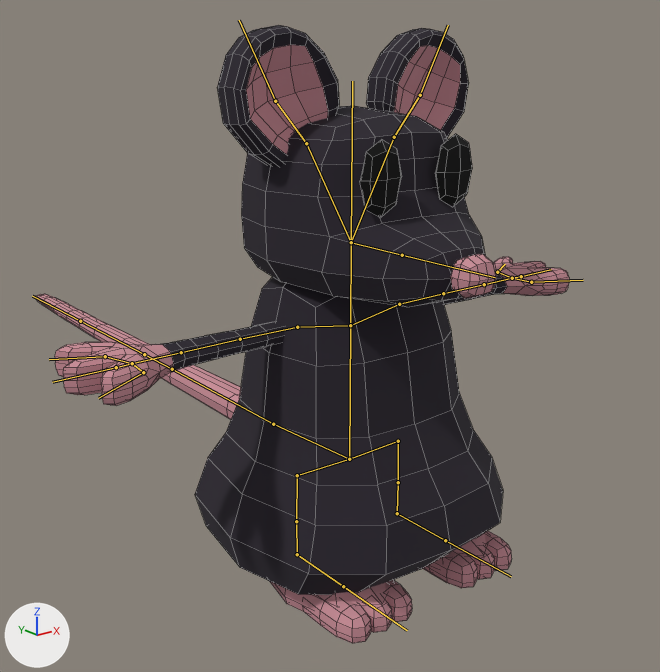
The FBX model Assets/FBX/Enemies/Rativous/Rativous.fbx, before and after one commit.
One viewpoint serves both versions: a 50 mm lens placed at (-1.39, -1.66, 1.27), pointed at (0.31, 0.47, 0.42). The lights are fixed; the arrows at lower left show +X, +Y and +Z. The first picture is the older version. The bones that change, and the others that lie on the model, are drawn over the model as lines. Mesh edges are drawn as thin lines.

Names of what the first picture shows: 'Body'.
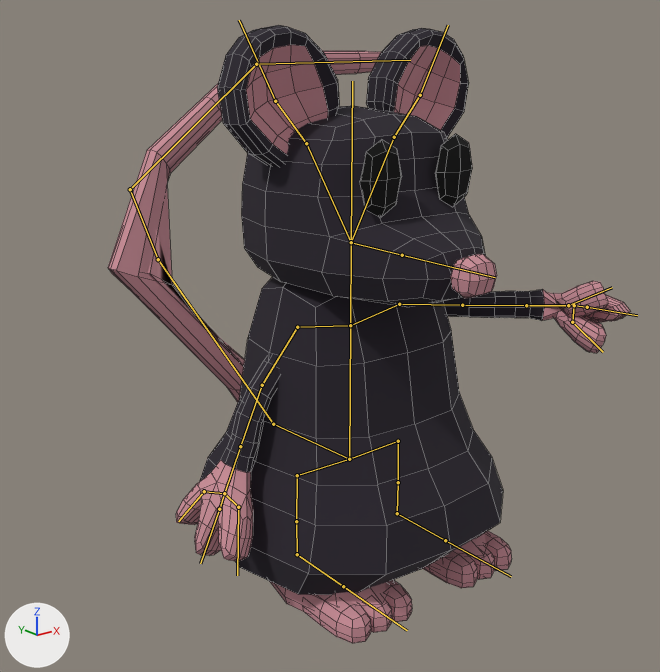
The newer file adds an action. The first version stands in its rest pose; the second is drawn at frame 1 of the action 'LightAttack'.

Location of each change, (x1, y1, x2, y2) in pixels of the pictures (660 x 672 px):
```json
{"object": "Body", "change": "posed", "before": [35, 25, 569, 643], "after": [108, 25, 630, 643]}
{"bone": "Bone.002.L", "before": "(399, 304) to (443, 293)", "after": "(399, 304) to (462, 305)"}
{"bone": "Bone.006", "before": "(443, 293) to (484, 284)", "after": "(462, 305) to (526, 305)"}
{"bone": "Bone.004.L", "before": "(512, 278) to (497, 272)", "after": "(574, 305) to (572, 322)"}
{"bone": "Bone.006.L", "before": "(512, 278) to (521, 276)", "after": "(574, 305) to (587, 307)"}
{"bone": "Bone.008.L", "before": "(512, 278) to (531, 282)", "after": "(574, 305) to (568, 305)"}
{"bone": "Bone.002.R", "before": "(297, 327) to (240, 339)", "after": "(297, 327) to (262, 385)"}
{"bone": "Bone.002.R.001", "before": "(240, 339) to (181, 352)", "after": "(262, 385) to (240, 446)"}
{"bone": "Bone.002", "before": "(273, 424) to (172, 369)", "after": "(273, 424) to (158, 259)"}
{"bone": "Bone.003", "before": "(172, 369) to (144, 354)", "after": "(158, 259) to (130, 189)"}
{"bone": "Bone.004", "before": "(144, 354) to (80, 321)", "after": "(130, 189) to (256, 64)"}
{"bone": "Bone.005", "before": "(80, 321) to (32, 296)", "after": "(256, 64) to (410, 60)"}
```

The change, as JSON lines over the scene's bpy script:
```json
{"block": "bone_bone_002_l", "where": "bone_bone_002_l = bpy.data.objects['Armature'].pose.bones['Bone.002.L']  # child of 'Bone.001.L'"}
{"op": "set", "path": "bone_bone_002_l.rotation_quaternion", "old": "(1.0, 0.0, 0.0, 0.0)", "new": "(0.626, 0.299, -0.658, -0.292)", "note": "degrees (0, 0, 0) -> degrees (93, -41, -93)"}
{"block": "bone_bone_006", "where": "bone_bone_006 = bpy.data.objects['Armature'].pose.bones['Bone.006']  # child of 'Bone.002.L'"}
{"op": "set", "path": "bone_bone_006.rotation_quaternion", "old": "(1.0, 0.0, 0.0, 0.0)", "new": "(0.999, 0.034, 0.0, 0.0)", "note": "degrees (0, 0, 0) -> degrees (4, 0, 0)"}
{"block": "bone_bone_004_l", "where": "bone_bone_004_l = bpy.data.objects['Armature'].pose.bones['Bone.004.L']  # child of 'Bone.003.L'"}
{"op": "set", "path": "bone_bone_004_l.rotation_quaternion", "old": "(1.0, 0.0, 0.0, 0.0)", "new": "(0.766, -0.272, -0.178, -0.555)", "note": "degrees (0, 0, 0) -> degrees (-16, -35, -67)"}
{"block": "bone_bone_006_l", "where": "bone_bone_006_l = bpy.data.objects['Armature'].pose.bones['Bone.006.L']  # child of 'Bone.003.L'"}
{"op": "set", "path": "bone_bone_006_l.rotation_quaternion", "old": "(1.0, 0.0, 0.0, 0.0)", "new": "(0.94, 0.0, -0.022, -0.341)", "note": "degrees (0, 0, 0) -> degrees (1, -2, -40)"}
{"block": "bone_bone_008_l", "where": "bone_bone_008_l = bpy.data.objects['Armature'].pose.bones['Bone.008.L']  # child of 'Bone.003.L'"}
{"op": "set", "path": "bone_bone_008_l.rotation_quaternion", "old": "(1.0, 0.0, 0.0, 0.0)", "new": "(0.766, 0.272, 0.066, -0.579)", "note": "degrees (0, 0, 0) -> degrees (22, 25, -69)"}
{"block": "bone_bone_002_r", "where": "bone_bone_002_r = bpy.data.objects['Armature'].pose.bones['Bone.002.R']  # child of 'Bone.001.R'"}
{"op": "set", "path": "bone_bone_002_r.rotation_quaternion", "old": "(1.0, 0.0, 0.0, 0.0)", "new": "(0.906, 0.0, 0.0, 0.423)", "note": "degrees (0, 0, 0) -> degrees (0, 0, 50)"}
{"block": "bone_bone_002_r_001", "where": "bone_bone_002_r_001 = bpy.data.objects['Armature'].pose.bones['Bone.002.R.001']  # child of 'Bone.002.R'"}
{"op": "set", "path": "bone_bone_002_r_001.rotation_quaternion", "old": "(1.0, 0.0, 0.0, 0.0)", "new": "(0.991, 0.0, 0.0, 0.131)", "note": "degrees (0, 0, 0) -> degrees (0, 0, 15)"}
{"block": "bone_bone_002", "where": "bone_bone_002 = bpy.data.objects['Armature'].pose.bones['Bone.002']  # child of 'Bone.001'"}
{"op": "set", "path": "bone_bone_002.rotation_quaternion", "old": "(1.0, 0.0, 0.0, 0.0)", "new": "(0.738, 0.621, -0.228, 0.134)", "note": "degrees (0, 0, 0) -> degrees (82, -30, -6)"}
{"block": "bone_bone_003", "where": "bone_bone_003 = bpy.data.objects['Armature'].pose.bones['Bone.003']  # child of 'Bone.002'"}
{"op": "set", "path": "bone_bone_003.rotation_quaternion", "old": "(1.0, 0.0, 0.0, 0.0)", "new": "(0.992, 0.0, 0.044, -0.121)", "note": "degrees (0, 0, 0) -> degrees (-1, 5, -14)"}
{"block": "bone_bone_004", "where": "bone_bone_004 = bpy.data.objects['Armature'].pose.bones['Bone.004']  # child of 'Bone.003'"}
{"op": "set", "path": "bone_bone_004.rotation_quaternion", "old": "(1.0, 0.0, 0.0, 0.0)", "new": "(0.812, 0.029, 0.121, -0.571)", "note": "degrees (0, 0, 0) -> degrees (-5, 13, -71)"}
{"block": "bone_bone_005", "where": "bone_bone_005 = bpy.data.objects['Armature'].pose.bones['Bone.005']  # child of 'Bone.004'"}
{"op": "set", "path": "bone_bone_005.rotation_quaternion", "old": "(1.0, 0.0, 0.0, 0.0)", "new": "(0.943, 0.191, 0.028, -0.272)", "note": "degrees (0, 0, 0) -> degrees (20, 9, -31)"}
```
